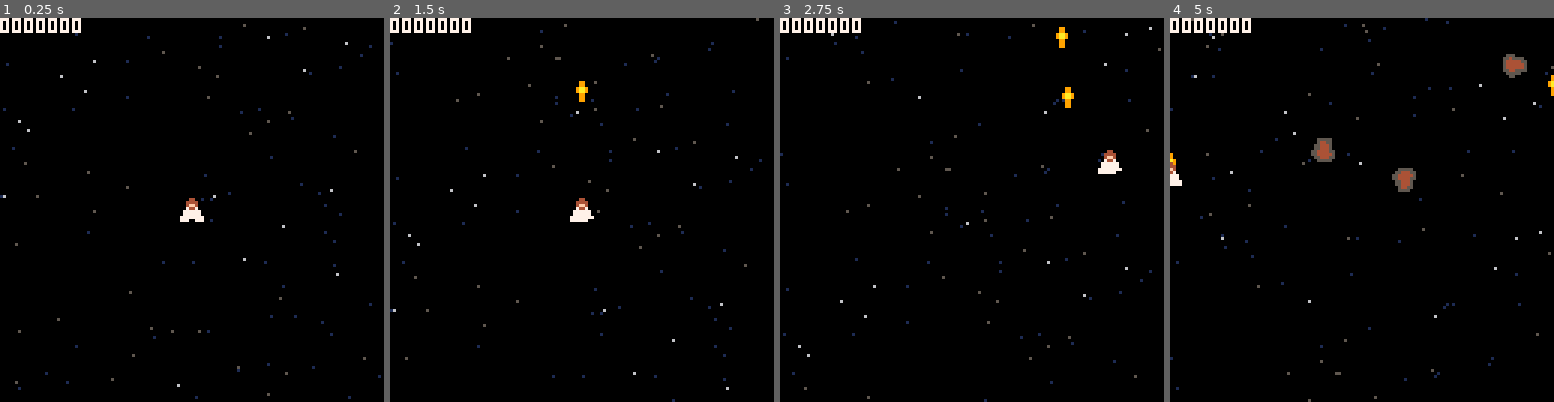
Above: before the commit, frames 1-4 (left to right).
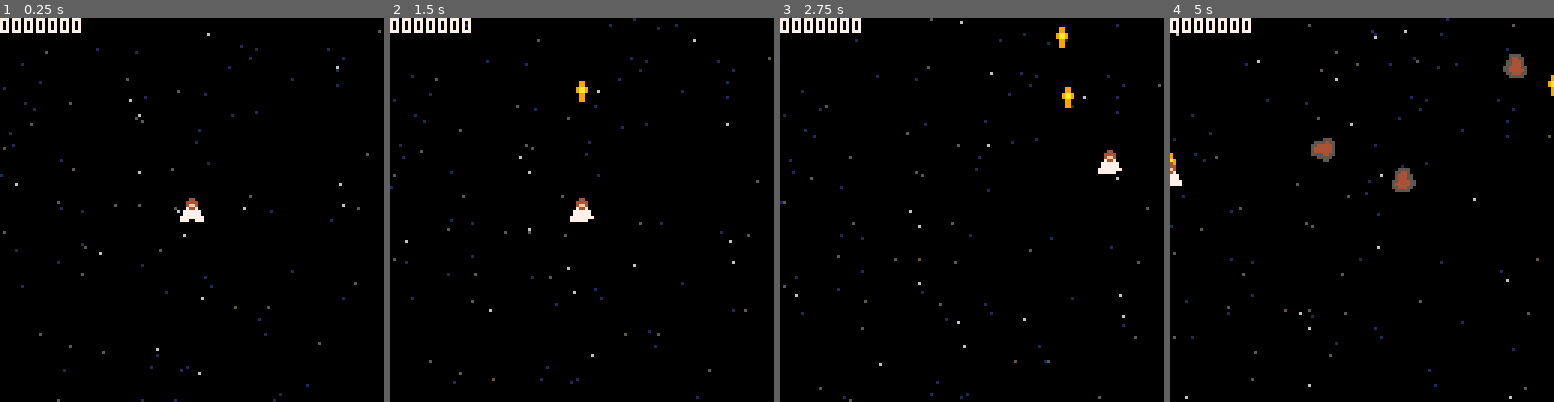
Above: after the commit, the same moments.

Repository: tech6hutch/holy-shmup
Game: PICO-8 cartridge comets.p8
Two runs of this game, one before a commit and one after it. Both use one fixed random seed, a clock stepped at 60 frames per second and the inputs below.
Inputs:
- Up to frame 1 (0.25 s): no input
- Up to frame 2 (1.5 s): tap X (X key) at 0.33, 1.07 s; tap O (Z key) at 0.7 s
- Up to frame 3 (2.75 s): hold Right 1.6-2.1 s; tap O (Z key) at 1.7, 2.1, 2.5 s; tap X (X key) at 1.85 s; hold Up 2.15-2.42 s; hold Right from 2.47 s (still down)
- Up to frame 4 (5 s): tap O (Z key) every 0.4 s from 2.9 to 4.9 s; tap X (X key) at 2.97, 4.08 s; release Right at 3.03 s; hold Left 3.08-3.58 s; hold Down 3.63-3.97 s; hold Right 4.02-4.68 s; hold Up from 4.73 s (still down)

The runs differ from the first frame. In frame 1, 1.2% of the frame differs, in the area x 0-100%, y 1-100%; in frame 2, 1.2%; in frame 3, 1.2%; in frame 4, 1.7%, in the area x 0-100%, y 0-100%.

Commit message:
add parallax to stars

Diff:
--- a/comets.p8
+++ b/comets.p8
@@ -59,7 +59,7 @@
 		rectfill(0,y1,127,y2,c)
 	end
 	fillp()
-	_draw_stars(true)
+	draw_stars(true)
 	foreach(entities,_draw_ent)
 	if t>=320 then
 	elseif t>=210 then
@@ -92,16 +92,6 @@
 		x=64,y=64,
 		preserve_offscreen=true,
 	}
-end
-
-function generate_stars()
-	for i=1,100 do
-		STAR_COLORS={1,1,1,5,5,6}
-		add(stars,{
-			x=rnd(128), y=rnd(128)+star_spawn_y,
-			c=rnd(STAR_COLORS)
-		})
-	end
 end
 
 function _asteroid_update(self)
@@ -328,7 +318,7 @@
 
 function draw_game()
 	cls(0)
-	_draw_stars()
+	draw_stars()
 	print(sub("000000"..score,-6).."0", 0,0, 7)
 	foreach(entities,_draw_ent)
 	_draw_ent(jc)
@@ -338,17 +328,6 @@
 		if exp.r<1 then
 			del(explosions,exp)
 		end
-	end
-end
-
-function _draw_stars(keep_still)
-	pal()
-	for star in all(stars) do
-		if(not keep_still)star.y+=1
-		if star.y>star_spawn_y+128 then
-			star.x,star.y=rnd(128),star_spawn_y-1
-		end
-		pset(star.x,star.y,star.c)
 	end
 end
 
@@ -426,6 +405,30 @@
 
 -->8
 --vfx
+STAR_COLORS={1,1,1,5,5,6}
+STAR_SPEEDS={0.125,[5]=0.25,[6]=0.5}
+function generate_stars()
+	for i=1,100 do
+		add(stars,{
+			x=rnd(128), y=flr(rnd(128))+star_spawn_y,
+			c=rnd(STAR_COLORS)
+		})
+	end
+end
+
+function draw_stars(keep_still)
+	pal()
+	for star in all(stars) do
+		if not keep_still then
+			star.y+=STAR_SPEEDS[star.c]
+		end
+		if star.y>star_spawn_y+128 then
+			star.x,star.y=rnd(128),star_spawn_y-1
+		end
+		pset(star.x,star.y,star.c)
+	end
+end
+
 function explode_at(x,y,r)
 	return add(explosions,{
 		x=x, y=y,
